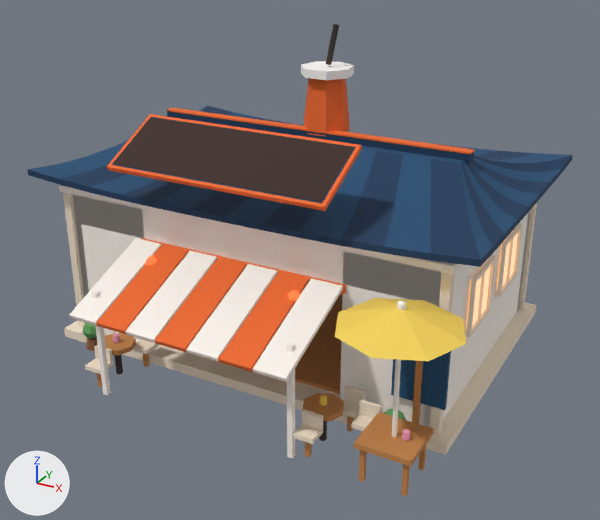
Before and after pictures for a commit that changed the glTF model server/src/main/resources/public/models/shop.glb.
Before and after are seen from a 50 mm lens placed at (4.6, -8.55, 5.18), pointed at (0.3, -0.73, 1.27). Every picture has the same lights, and +X, +Y and +Z are marked at lower left. The first picture is the older version. Where no turn or scale is listed for an object, it has been applied to the vertices. Vertices at exactly the same position are counted once.

Names of what the first picture shows: 'awning', 'base', 'mascot', 'menu_board', 'roof', 'roof_plate', 'roof_ridge', 'seats', 'sign', 'sign_face', 'umbrella', 'walls', 'windows_glow' and 3 more.
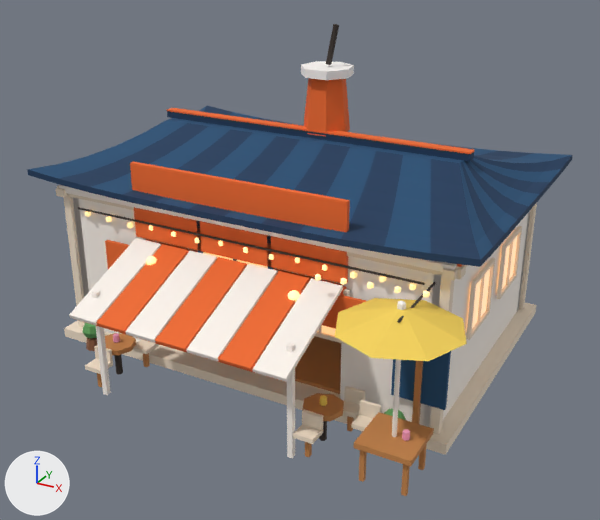
Where the change shows, as pixel boxes (x1, y1, x2, y2) in the pictures (600 x 520 px; the box of a moved part takes in the faces that stretch with it):
'walls', reshaped
    before: (63, 192, 537, 435)
    after: (63, 193, 537, 435)
'sign', reshaped (14% narrower, 26% taller)
    before: (107, 114, 362, 211)
    after: (130, 161, 350, 283)
'sign_face', reshaped (not visible afterwards)
    before: (113, 117, 354, 202)
'windows_glow', reshaped
    before: (472, 233, 518, 326)
    after: (203, 235, 518, 336)
'eave_wire', added
    after: (78, 207, 436, 323)
'eaves_fascia', added
    after: (56, 185, 468, 280)
'promo_boards', added (mostly hidden)
    after: (105, 240, 366, 329)
'eave_lamps', added
    after: (85, 211, 430, 298)
'north_frames', added (mostly hidden)
    after: (196, 220, 350, 345)
part 1 of me_sign, moved or reshaped
    before: (107, 114, 362, 211)
    after: (130, 161, 350, 283)
part 2 of me_sign, moved or reshaped (not visible afterwards)
    before: (112, 117, 356, 203)
part 4 of me_walls, moved or reshaped
    before: (141, 238, 346, 295)
    after: (146, 239, 346, 295)
part 5 of me_walls, deleted
    before: (72, 194, 441, 306)
part 6 of me_windows_glow, added (mostly hidden)
    after: (318, 325, 336, 336)
part 7 of me_windows_glow, added (mostly hidden)
    after: (203, 252, 268, 268)
part 8 of me_windows_glow, moved or reshaped
    before: (472, 265, 491, 326)
    after: (472, 269, 490, 328)
part 9 of me_windows_glow, moved or reshaped
    before: (502, 233, 518, 287)
    after: (502, 235, 518, 289)

What changed in the scene script:
```text
Change me_sign:
    remove me_sign.from_pydata(...)  # 16 vertices, 24 faces; spans x -1.3..1.3, y -2.09..-1.28, z 2.49..2.93
    add me_sign.from_pydata(...)  # 16 vertices, 24 faces; spans x -1.34..1.34, y -1.67..-1.61, z 1.58..2.46
    me_sign part 1: the loose piece of 8 vertices spanning x -1.3..1.3, y -2.09..-1.28, z 2.49..2.93 is turned 63 degrees about the x axis through its middle and scaled by 1.02, then moved by (0.0, 0.05, -0.69)
    me_sign part 2: 8 of 16 vertices moved; they spanned x -1.26..1.26, y -2.05..-1.33, z 2.53..2.92 and now span x -1.29..1.29, y -1.65..-1.61, z 1.62..2.42; mean shift (0.0, 0.06, -0.7); largest move (-1.26, -2.05, 2.55) -> (-1.29, -1.65, 1.62)
Change me_sign_face:
    remove me_sign_face.from_pydata(...)  # 4 vertices, 2 faces; spans x -1.25..1.25, y -2.05..-1.35, z 2.56..2.92
    add me_sign_face.from_pydata(...)  # 4 vertices, 2 faces; spans x -1.27..1.27, y -1.61, z 1.64..2.4
    me_sign_face part 3
    me_sign_face.vertices[0].co: (-1.25, -2.05, 2.56) -> (-1.27, -1.61, 1.64)  # pixel (112, 163) -> not seen
    me_sign_face.vertices[1].co: (1.25, -2.05, 2.56) -> (1.27, -1.61, 1.64)  # pixel (321, 202) -> not seen
    me_sign_face.vertices[2].co: (1.25, -1.35, 2.92) -> (1.27, -1.61, 2.4)  # pixel (354, 146) -> not seen
    me_sign_face.vertices[3].co: (-1.25, -1.35, 2.92) -> (-1.27, -1.61, 2.4)  # pixel (150, 116) -> not seen
Change me_walls:
    verts and faces of me_walls; kept vertices keep their numbers, new ones are numbered from 76
    remove me_walls.from_pydata(...)  # 76 vertices, 132 faces; spans x -2.42..2.42, y -1.69..1.65, z 0.08..2.0
    add me_walls.from_pydata(...)  # 80 vertices, 132 faces; spans x -2.42..2.42, y -1.69..1.65, z 0.08..2.06
    me_walls part 4: the loose piece of 8 vertices spanning x -1.32..1.32, y -1.69..-1.51, z 1.46..1.54 is moved by (0.0, 0.0, -0.02)
    me_walls part 5
    add delete_vertices([*range(32, 36)])  # with the faces that use them
    add delete_faces([(9, 31, 21), (9, 19, 31)])
    other edits to the shape of me_walls do not show in these pictures
Change me_windows_glow:
    remove me_windows_glow.from_pydata(...)  # 40 vertices, 60 faces; spans x -2.45..2.41, y -0.86..1.64, z 0.82..1.62
    add me_windows_glow.from_pydata(...)  # 64 vertices, 96 faces; spans x -2.45..2.41, y -1.64..1.64, z 0.82..1.94
    me_windows_glow part 6: a new loose piece, a box spanning x 0.775..1.325, y -1.636..-1.624, z 0.94..1.46, in mat_windows_glow (cyan #b7e0ef, glowing orange #ffb15a)
    me_windows_glow part 7: a new loose piece, a box spanning x -0.425..0.425, y -1.636..-1.624, z 1.5..1.94, in mat_windows_glow (cyan #b7e0ef, glowing orange #ffb15a)
    me_windows_glow part 8: the loose piece of 8 vertices spanning x 2.4..2.41, y -0.86..-0.24, z 0.94..1.52 is moved by (0.0, 0.0, -0.03)
    me_windows_glow part 9: the loose piece of 8 vertices spanning x 2.4..2.41, y 0.24..0.86, z 0.94..1.52 is moved by (0.0, 0.0, -0.03)
    other edits to the shape of me_windows_glow do not show in these pictures
Add ob_promo_boards:
    ob_promo_boards = bpy.data.objects.new('promo_boards', me_promo_boards)  # 64 vertices, 96 faces; spans x -1.75..1.68, y -1.74..-1.68, z 1.09..1.47; in mat_shop_orange (orange #f06a2a), mat_shop_navy (dark blue #1f4d73), mat_shop_wall (white #fff7ef), mat_cup_pink (pink #f4a0c0)
    ob_promo_boards.location = (0.0, 0.0, 0.0)
Add ob_north_frames:
    ob_north_frames = bpy.data.objects.new('north_frames', me_north_frames)  # 116 vertices, 180 faces; spans x -1.37..1.37, y -1.67..-1.63, z 0.9..1.98; in mat_shop_trim (beige #f3e2cc), mat_shop_navy (dark blue #1f4d73)
    ob_north_frames.location = (0.0, 0.0, 0.0)
Add ob_eaves_fascia:
    ob_eaves_fascia = bpy.data.objects.new('eaves_fascia', me_eaves_fascia)  # a box spanning x -2.52..2.52, y -1.65..-1.51, z 1.89..1.99, material slot 0; a box spanning x -2.47..-2.36, y -1.71..1.71, z 1.9..1.98, material slot 0; a box spanning x 2.36..2.47, y -1.71..1.71, z 1.9..1.98, material slot 0; a box spanning x -2.46..2.46, y 1.51..1.61, z 1.9..1.98, material slot 0; a box spanning x -2.48..2.48, y -1.59..-1.51, z 1.96..2.02, material slot 1; in mat_shop_trim (beige #f3e2cc), mat_shop_orange (orange #f06a2a)
    ob_eaves_fascia.location = (0.0, 0.0, 0.0)
Add ob_eave_wire:
    ob_eave_wire = bpy.data.objects.new('eave_wire', me_eave_wire)  # 16 vertices, 24 faces; spans x -2.18..2.26, y -2.51..-1.39, z 1.77..1.79; in mat_straw (dark grey #3a312c)
    ob_eave_wire.location = (0.0, 0.0, 0.0)
Add ob_eave_lamps:
    ob_eave_lamps = bpy.data.objects.new('eave_lamps', me_eave_lamps)  # 228 vertices, 380 faces; spans x -2.08..2.33, y -1.99..-1.62, z 1.66..1.86; in mat_lantern_glow (beige #fff0d0, glowing orange #ffc56a)
    ob_eave_lamps.location = (0.0, 0.0, 0.0)
```
